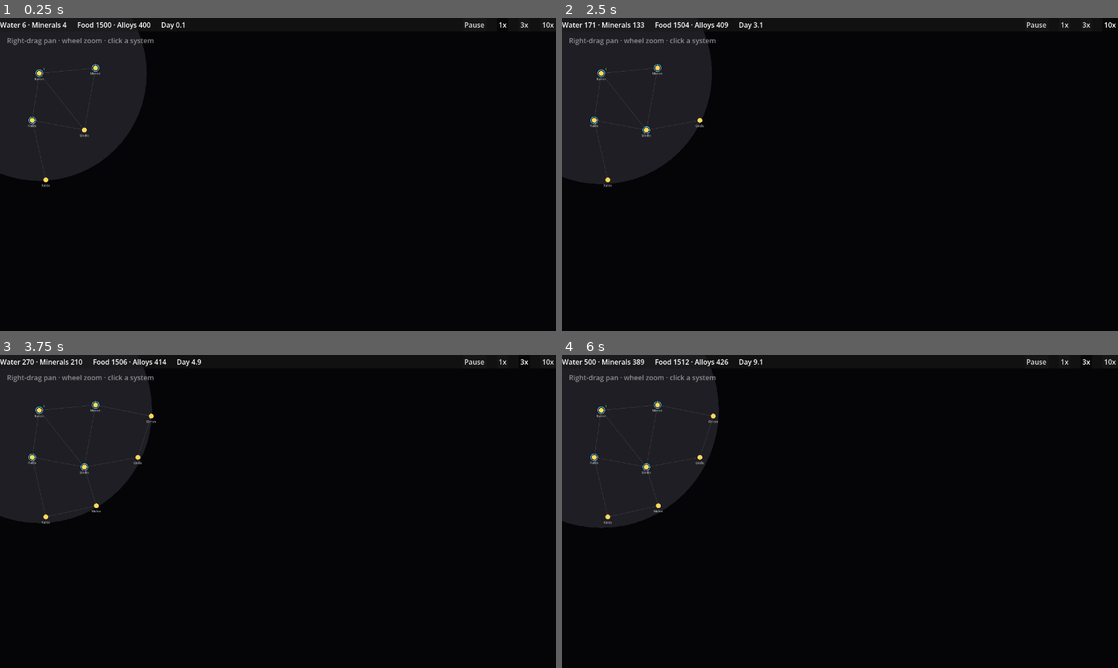
Above: before the commit, frames 1-4 (two rows, left to right).
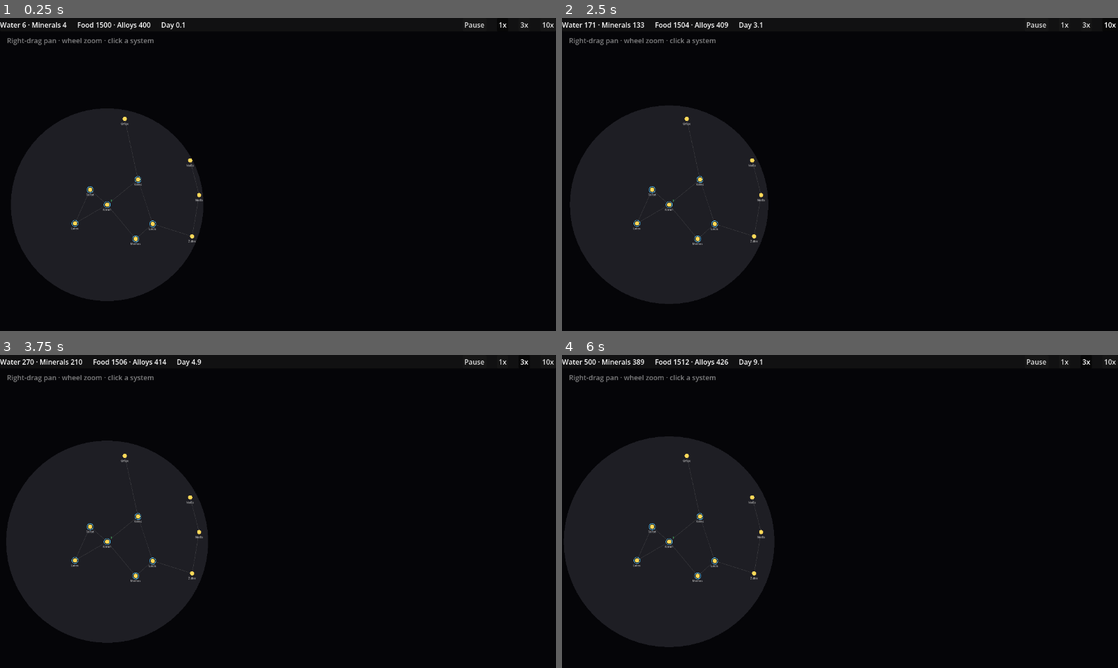
Above: after the commit, the same moments.

Repository: evyatarmitz/reach
Game: Godot game, scene res://game/main.tscn
The game is run twice, just before and just after one commit, with the same random seed, the same clock (stepped at 60 frames per second) and the same inputs.
Inputs:
- Up to frame 1 (0.25 s): no input
- Up to frame 2 (2.5 s): click "1x" at 0.5 s; click "3x" at 1.25 s; click "10x" at 2 s
- Up to frame 3 (3.75 s): click "1x" at 2.75 s; click "3x" at 3.5 s
- Up to frame 4 (6 s): click "10x" at 4.25 s; click "1x" at 5 s; click "3x" at 5.75 s

The runs differ from the first frame. In frame 1, 21% of the frame differs, in the area x 0-37%, y 4-91%; in frame 2, 22%; in frame 3, 22%; in frame 4, 22%, in the area x 0-39%, y 4-94%.

Commit message:
0.16.0 - procedural map (density heatmap, connected, N empires)
- Replaces the hand grid with generate_map(cfg): systems scattered by a variable-
  density heatmap (sum of Gaussian blobs) via density-weighted rejection sampling
  with a min-separation, so the map has dense clusters and sparse reaches instead
  of a uniform grid.
- Guaranteed fully connected: a minimum spanning tree (Prim) links every system,
  then each system's nearest few extra lanes add loops and chokepoints. No
  disconnected parts, ever.
- N empires (default 4), placed at maximally-separated systems (greedy farthest-
  point); first is the player, the rest get an AI. Homeworlds get a free mineral
  + water mine as before. Border curves and fog already handle any empire count.
- Seeded RNG only (RandomNumberGenerator), so same config -> identical map and the
  sim stays deterministic; the tick remains RNG-free. All knobs (seed, count,
  size, density blobs/spread, separation, extra lanes) live in default_map_config
  so future game-settings can drive them.
- 72 tests (5 new): honors empire count, connected for two seeds, deterministic
  per seed, substantial size.

Diff:
--- a/desktop/sim/sim.gd
+++ b/desktop/sim/sim.gd
@@ -21,87 +21,181 @@
 var _next_id := 1
 
 
-# Deterministic COLS x ROWS grid map — a big testbed (50 systems) so influence
-# and border behavior has room to show. NOT the eventual procedural generator
-# (that comes later); just a larger hand-parameterized map. No RNG: jitter is
-# index-based sin so runs stay bit-identical.
-const MAP_COLS := 10
-const MAP_ROWS := 5
-const _SYL_A := ["Ka", "Me", "Or", "Ve", "Ta", "Sy", "Lo", "Ne", "Ro", "Ai"]
-const _SYL_B := ["ron", "dis", "lex", "mos", "tia", "var", "nyx", "del"]
+# Name syllables — combined by index for readable, unique system names.
+const _SYL_A := ["Ka", "Me", "Or", "Ve", "Ta", "Sy", "Lo", "Ne", "Ro", "Ai",
+	"Zu", "Cy", "Da", "Fe", "Gi", "Ha"]
+const _SYL_B := ["ron", "dis", "lex", "mos", "tia", "var", "nyx", "del", "sor",
+	"pel"]
+const _EMPIRE_SUFFIX := ["Compact", "Ascendancy", "Union", "Dominion", "League",
+	"Accord", "Pact", "Reach"]
+const _EMPIRE_COLORS := [
+	Color(0.35, 0.8, 1.0), Color(1.0, 0.4, 0.35), Color(0.5, 1.0, 0.45),
+	Color(1.0, 0.82, 0.3), Color(0.75, 0.5, 1.0), Color(1.0, 0.6, 0.25)]
 
 
 static func _system_name(idx: int) -> String:
-	# Unique for idx 0..79: prefix cycles every 10, suffix every 80.
 	return _SYL_A[idx % _SYL_A.size()] + _SYL_B[(idx / _SYL_A.size()) % _SYL_B.size()]
 
 
+# All procedural-generation knobs live here so future game-settings can override
+# them. Passed straight into generate_map.
+static func default_map_config() -> Dictionary:
+	return {
+		"seed": 20260702,
+		"system_count": 50,
+		"size": Vector2(2000.0, 1120.0),
+		"empire_count": 4,
+		"density_blobs": 5,       # heatmap: number of high-density clusters
+		"density_spread": 360.0,  # heatmap: blob radius (bigger = smoother)
+		"min_separation": 95.0,   # min distance between systems
+		"extra_lane_neighbors": 2,# lanes beyond the spanning tree (loops/chokepoints)
+	}
+
+
 static func new_demo() -> Sim:
+	return generate_map(default_map_config())
+
+
+# Procedural map: systems scattered by a variable-density heatmap, connected by a
+# minimum spanning tree (guarantees NO disconnected parts) plus a few nearest-
+# neighbor lanes for loops/chokepoints, then N empires placed far apart. Seeded
+# RNG only — same config -> identical map, so the sim stays deterministic.
+static func generate_map(cfg: Dictionary) -> Sim:
 	var sim := Sim.new()
+	var rng := RandomNumberGenerator.new()
+	rng.seed = cfg.seed
+	var size: Vector2 = cfg.size
 	var numerals := ["I", "II", "III", "IV"]
 	var radii := [70.0, 115.0, 165.0, 220.0]
-	var grid: Array[int] = []  # system id per grid index, row-major
-	for row in MAP_ROWS:
-		for col in MAP_COLS:
-			var idx := row * MAP_COLS + col
-			var sys := sim.add_system(_system_name(idx))
-			sys.map_pos = Vector2(160.0 + col * 200.0, 150.0 + row * 190.0) \
-				+ Vector2(sin(idx * 12.9898) * 30.0, sin(idx * 4.1414) * 24.0)
-			grid.append(sys.id)
-			var planet_count := 2 + idx % 3
-			for pi in planet_count:
-				var p := sim.add_planet(sys.id, "%s %s" % [sys.name, numerals[pi]])
-				p.orbit_radius = radii[pi]
-				p.orbit_angle = fmod(0.9 + pi * 1.9 + idx * 1.3, TAU)
-				# ~1/3 of planets have a deposit; alternate water/mineral so
-				# both T0 types are scattered across the map.
-				if (idx + pi) % 3 == 0:
-					p.deposit_type = SimConstants.Deposit.WATER \
-						if ((idx + pi) / 3) % 2 == 0 \
-						else SimConstants.Deposit.MINERAL
-	# Lanes: grid adjacency (right, down) + a down-right diagonal for chokepoint
-	# variety. Right/down adjacency guarantees a fully connected graph.
-	for row in MAP_ROWS:
-		for col in MAP_COLS:
-			var here: int = grid[row * MAP_COLS + col]
-			if col + 1 < MAP_COLS:
-				sim.add_lane(here, grid[row * MAP_COLS + col + 1])
-			if row + 1 < MAP_ROWS:
-				sim.add_lane(here, grid[(row + 1) * MAP_COLS + col])
-			if col + 1 < MAP_COLS and row + 1 < MAP_ROWS and idx_even(col, row):
-				sim.add_lane(here, grid[(row + 1) * MAP_COLS + col + 1])
-	# Two empires at opposite corners; both homeworlds get a deposit so each can
-	# mine at home. By convention the first empire is the one the UI controls.
-	var player_home_sys: int = grid[0]                      # top-left
-	var rival_home_sys: int = grid[grid.size() - 1]         # bottom-right
-	var player := sim.add_empire(
-		"%s Compact" % sim.systems[player_home_sys].name, Color(0.35, 0.8, 1.0))
-	var rival := sim.add_empire(
-		"%s Ascendancy" % sim.systems[rival_home_sys].name, Color(1.0, 0.4, 0.35))
-	# Bootstrap each home: a mineral deposit + free mine (alloys) and a water
-	# deposit + free mine (food) so the capital city is self-sustaining from
-	# tick 1 instead of instantly starving.
-	sim.inject_colony(player.id,
-		sim.systems[player_home_sys].planet_ids[0], 150.0, true)
-	sim.inject_colony(rival.id,
-		sim.systems[rival_home_sys].planet_ids[0], 150.0, true)
-	for e in [player, rival]:
-		var hsys: int = player_home_sys if e == player else rival_home_sys
-		var pids: Array = sim.systems[hsys].planet_ids
+
+	# Density heatmap = sum of Gaussian blobs; systems are placed where it's high.
+	var blobs: Array = []
+	for i in int(cfg.density_blobs):
+		blobs.append(Vector2(rng.randf_range(0.0, size.x),
+			rng.randf_range(0.0, size.y)))
+	var spread: float = cfg.density_spread
+	var min_sep: float = cfg.min_separation
+
+	var positions: Array = []
+	var target: int = cfg.system_count
+	var attempts := 0
+	while positions.size() < target and attempts < target * 500:
+		attempts += 1
+		var p := Vector2(rng.randf_range(0.0, size.x), rng.randf_range(0.0, size.y))
+		var dens := 0.0
+		for b in blobs:
+			var d: float = p.distance_to(b)
+			dens += exp(-(d * d) / (spread * spread))
+		if rng.randf() > clampf(dens, 0.0, 1.0):
+			continue   # weight placement by local density
+		var ok := true
+		for q in positions:
+			if p.distance_to(q) < min_sep:
+				ok = false
+				break
+		if ok:
+			positions.append(p)
+
+	var sys_ids: Array = []
+	for i in positions.size():
+		var sys := sim.add_system(_system_name(i))
+		sys.map_pos = positions[i]
+		sys_ids.append(sys.id)
+		var pc := 2 + rng.randi_range(0, 2)
+		for pi in pc:
+			var pl := sim.add_planet(sys.id, "%s %s" % [sys.name, numerals[pi]])
+			pl.orbit_radius = radii[pi]
+			pl.orbit_angle = rng.randf_range(0.0, TAU)
+			if rng.randf() < 0.35:
+				pl.deposit_type = SimConstants.Deposit.WATER if rng.randf() < 0.5 \
+					else SimConstants.Deposit.MINERAL
+
+	_connect_systems(sim, sys_ids, positions, int(cfg.extra_lane_neighbors))
+	_place_empires(sim, sys_ids, positions, int(cfg.empire_count))
+	return sim
+
+
+# Minimum spanning tree (Prim) so the whole map is one connected component, plus
+# each system's nearest few extra lanes for loops and chokepoints.
+static func _connect_systems(sim: Sim, sys_ids: Array, positions: Array,
+		extra: int) -> void:
+	var n := sys_ids.size()
+	if n < 2:
+		return
+	var added := {0: true}
+	while added.size() < n:
+		var best_i := -1
+		var best_j := -1
+		var best_d := INF
+		for i in added:
+			for j in n:
+				if added.has(j):
+					continue
+				var d: float = positions[i].distance_to(positions[j])
+				if d < best_d:
+					best_d = d
+					best_i = i
+					best_j = j
+		sim.add_lane(sys_ids[best_i], sys_ids[best_j])
+		added[best_j] = true
+
+	var laneset := {}
+	for l in sim.lanes:
+		var ia: int = sys_ids.find(l[0])
+		var ib: int = sys_ids.find(l[1])
+		laneset["%d-%d" % [mini(ia, ib), maxi(ia, ib)]] = true
+	for i in n:
+		var order: Array = []
+		for j in n:
+			if j != i:
+				order.append([positions[i].distance_to(positions[j]), j])
+		order.sort()
+		for k in mini(extra, order.size()):
+			var j: int = order[k][1]
+			var key := "%d-%d" % [mini(i, j), maxi(i, j)]
+			if not laneset.has(key):
+				laneset[key] = true
+				sim.add_lane(sys_ids[i], sys_ids[j])
+
+
+# Place empires at maximally-separated systems (greedy farthest-point). First
+# empire is the player; the rest get an AI. Each homeworld gets a mineral mine +
+# water mine (free) so its capital is self-sustaining from tick 1.
+static func _place_empires(sim: Sim, sys_ids: Array, positions: Array,
+		count: int) -> void:
+	var n := sys_ids.size()
+	var chosen: Array = [0]
+	while chosen.size() < count and chosen.size() < n:
+		var best := -1
+		var best_d := -1.0
+		for j in n:
+			if chosen.has(j):
+				continue
+			var mind := INF
+			for c in chosen:
+				mind = minf(mind, positions[j].distance_to(positions[c]))
+			if mind > best_d:
+				best_d = mind
+				best = j
+		if best == -1:
+			break
+		chosen.append(best)
+
+	for e_i in chosen.size():
+		var sid: int = sys_ids[chosen[e_i]]
+		var ename := "%s %s" % [sim.systems[sid].name,
+			_EMPIRE_SUFFIX[e_i % _EMPIRE_SUFFIX.size()]]
+		var emp := sim.add_empire(ename, _EMPIRE_COLORS[e_i % _EMPIRE_COLORS.size()])
+		var pids: Array = sim.systems[sid].planet_ids
 		var mineral_p: Planet = sim.planets[pids[0]]
 		var water_p: Planet = sim.planets[pids[1]]
 		mineral_p.deposit_type = SimConstants.Deposit.MINERAL
-		mineral_p.mine_empire_id = e.id
+		mineral_p.mine_empire_id = emp.id
 		water_p.deposit_type = SimConstants.Deposit.WATER
-		water_p.mine_empire_id = e.id
-	# Rival plays under the same rules; the border between them is a live
-	# contest, not scripted.
-	sim.add_ai(rival.id)
-	return sim
-
-
-static func idx_even(col: int, row: int) -> bool:
-	return (col + row) % 2 == 0
+		water_p.mine_empire_id = emp.id
+		sim.inject_colony(emp.id, pids[0], 150.0, true)
+		if e_i > 0:   # first empire is the human player
+			sim.add_ai(emp.id)
 
 
 func add_ai(empire_id: int) -> void:
--- a/desktop/tests/run_tests.gd
+++ b/desktop/tests/run_tests.gd
@@ -47,6 +47,7 @@
 
 func _init() -> void:
 	_test_topology()
+	_test_procedural()
 	_test_founding()
 	_test_influence_nonstacking()
 	_test_influence_gating()
@@ -93,6 +94,40 @@
 	check(visited.size() == sim.systems.size(), "lane graph is fully connected")
 	check(sim.empires.size() >= 1 and sim.colonies.size() >= 1,
 		"demo starts with an empire and a homeworld")
+
+
+func _is_connected(sim: Sim) -> bool:
+	var visited := {}
+	var queue: Array = [sim.systems.keys()[0]]
+	while not queue.is_empty():
+		var sid: int = queue.pop_front()
+		if visited.has(sid):
+			continue
+		visited[sid] = true
+		for nb in sim.lane_neighbors(sid):
+			queue.append(nb)
+	return visited.size() == sim.systems.size()
+
+
+func _test_procedural() -> void:
+	var cfg: Dictionary = Sim.default_map_config()
+	cfg.empire_count = 5
+	var a := Sim.generate_map(cfg)
+	check(a.empires.size() == 5, "generator honors the requested empire count")
+	check(_is_connected(a), "procedural map is fully connected (no islands)")
+	check(a.systems.size() >= 20, "procedural map places a substantial map")
+	# Determinism: same config -> identical map (system count + positions).
+	var b := Sim.generate_map(cfg)
+	var same := a.systems.size() == b.systems.size()
+	for sid in a.systems:
+		if not b.systems.has(sid) or a.systems[sid].map_pos != b.systems[sid].map_pos:
+			same = false
+	check(same, "same config produces an identical map (seeded, deterministic)")
+	# A different seed produces a different layout.
+	var cfg2: Dictionary = Sim.default_map_config()
+	cfg2.seed = 999
+	var c := Sim.generate_map(cfg2)
+	check(_is_connected(c), "a different seed is also fully connected")
 
 
 func _test_founding() -> void:
